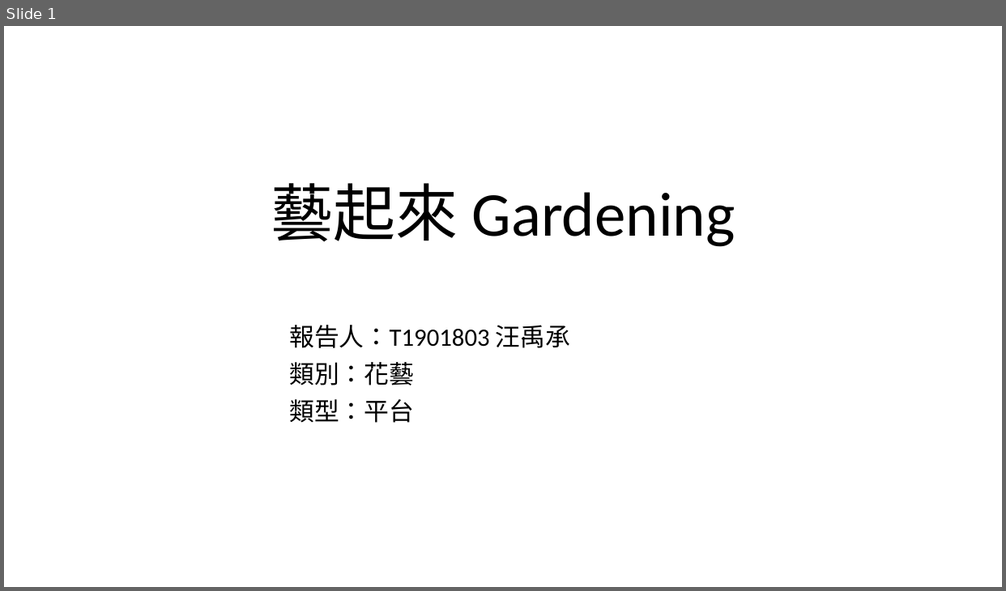
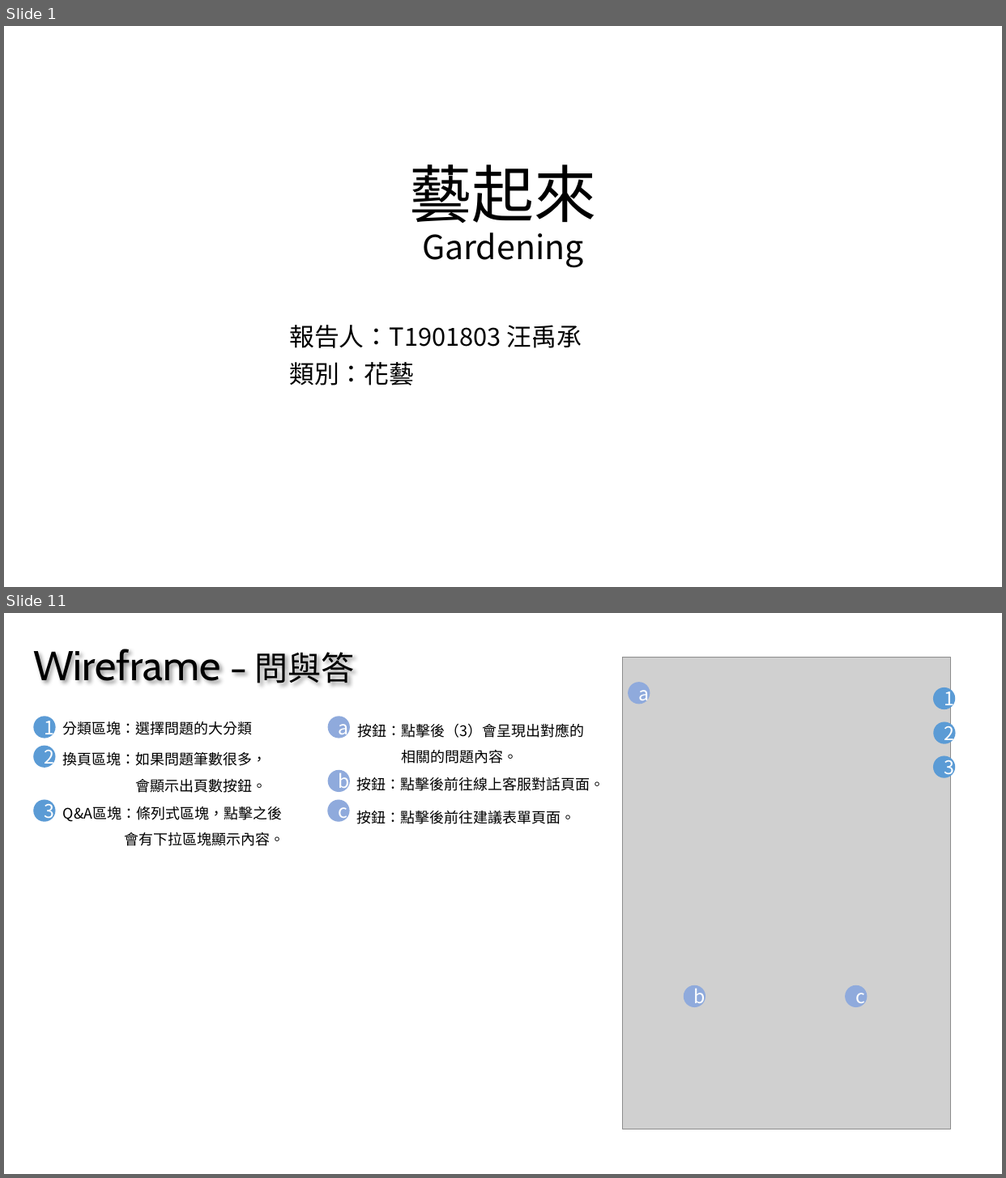
Before and after one commit to MercyLM/MyWeb, a slide deck: 個人作品報告.pptx. Shown one above the other, each under a label of ours: slide 1 before the commit, slides 1 and 11 after it; the slides between them are not shown. The pictures are 1006x591 and 1006x1178 pixels, drawn with LibreOffice and Linux fonts; fonts in the diff are those of the drawing; grey boxes stand for pictures. Boxes give left, top, right and bottom in pixels: in the first picture for what was removed or moved away, otherwise in the second. Text is boxed around its words. In the diff, an @@ line names an element or a change of style, - is before the commit and + after.

```diff
--- a/個人作品報告.pptx
+++ b/個人作品報告.pptx
@@ slide 11 added at (4, 613, 1002, 1174), background #FFFFFF @@
@@ text added at (33, 645, 354, 688), 40 pt, text #000000 @@
+Wireframe – 問與答
@@ picture added at (623, 658, 951, 1130) @@
@@ ellipse added at (629, 682, 651, 705), fill #8FAADC, 18 pt, text #FFFFFF @@
+a
@@ ellipse added at (933, 687, 956, 709), fill #5B9BD5, 18 pt, text #FFFFFF @@
+1
@@ ellipse added at (33, 717, 56, 739), fill #5B9BD5, 18 pt, text #FFFFFF @@
+1
@@ text added at (63, 722, 253, 735), 14 pt, text #000000 @@
+分類區塊：選擇問題的大分類
@@ ellipse added at (328, 717, 351, 739), fill #8FAADC, 18 pt, text #FFFFFF @@
+a
@@ text added at (357, 723, 584, 764), 14 pt, text #000000 @@
+按鈕：點擊後（3）會呈現出對應的
+相關的問題內容。
@@ ellipse added at (934, 722, 957, 745), fill #5B9BD5, 18 pt, text #FFFFFF @@
+2
@@ ellipse added at (33, 746, 56, 768), fill #5B9BD5, 18 pt, text #FFFFFF @@
+2
@@ text added at (63, 752, 267, 793), 14 pt, text #000000 @@
+換頁區塊：如果問題筆數很多，
+會顯示出頁數按鈕。
@@ ellipse added at (933, 756, 956, 778), fill #5B9BD5, 18 pt, text #FFFFFF @@
+3
@@ ellipse added at (328, 770, 351, 793), fill #8FAADC, 18 pt, text #FFFFFF @@
+b
@@ text added at (357, 777, 605, 791), 14 pt, text #000000 @@
+按鈕：點擊後前往線上客服對話頁面。
@@ ellipse added at (33, 799, 56, 822), fill #5B9BD5, 18 pt, text #FFFFFF @@
+3
@@ text added at (63, 807, 285, 846), 14 pt, text #000000 @@
+Q&A區塊：條列式區塊，點擊之後
+會有下拉區塊顯示內容。
@@ ellipse added at (327, 799, 350, 822), fill #8FAADC, 18 pt, text #FFFFFF @@
+c
@@ text added at (357, 811, 576, 824), 14 pt, text #000000 @@
+按鈕：點擊後前往建議表單頁面。
@@ ellipse added at (684, 986, 706, 1008), fill #8FAADC, 18 pt, text #FFFFFF @@
+b
@@ ellipse added at (846, 986, 868, 1008), fill #8FAADC, 18 pt, text #FFFFFF @@
+c
@@ slide 1 changed as well @@
@@ title "藝起來 Gardening" at (409, 165, 596, 268): size 60 to 32 pt in "Gardening"; font Calibri to Noto Sans CJK JP @@
@@ subtitle "報告人：T1901803 汪禹承" at (289, 325, 582, 386): font Calibri to Noto Sans CJK JP @@
@@ subtitle at (289, 399, 414, 423): paragraph removed @@
-類型：平台
```
Also in this commit, not shown: 2 other slides changed, 11 other slides added, 1 slide removed.
